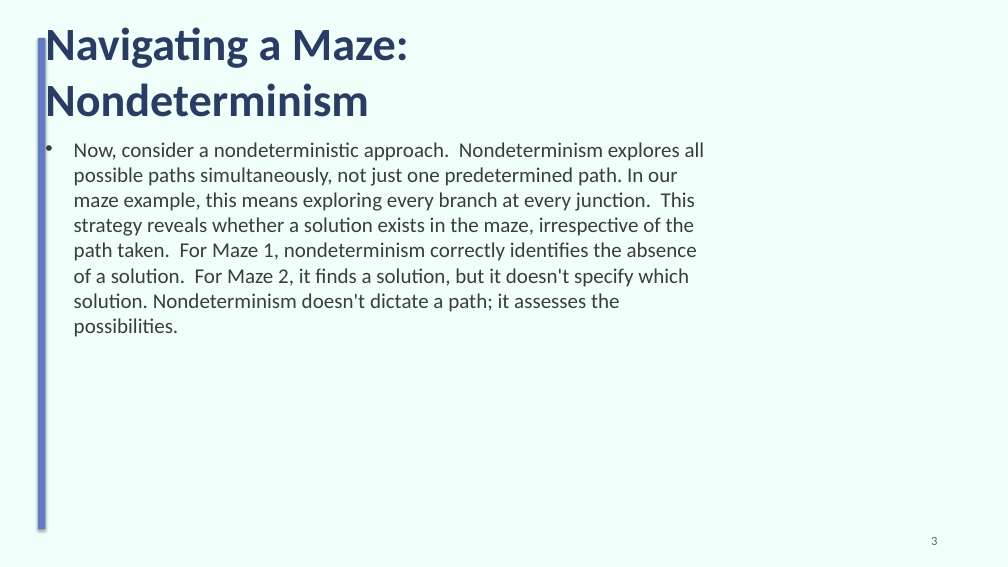
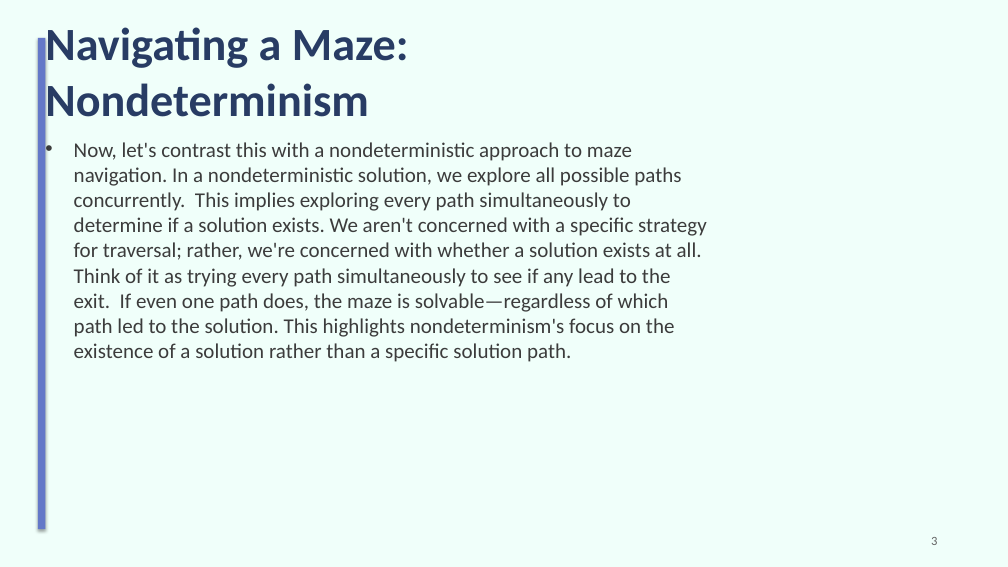
Before and after one commit to sanskarsri26/pdf-to-lecture, a slide deck: slide 3 of Styled_Slides.pptx. Drawn at 1008x567 pixels with LibreOffice and Linux fonts; fonts in the diff are those of the drawing. Boxes give left, top, right and bottom in pixels: in the first picture for what was removed or moved away, otherwise in the second. Text is boxed around its words. In the diff, an @@ line names an element or a change of style, - is before the commit and + after.

```diff
--- a/Styled_Slides.pptx
+++ b/Styled_Slides.pptx
@@ text at [74,142,707,362]: text changed @@
-• Now, consider a nondeterministic approach. Nondeterminism explores all possible paths simultaneously, not just one predetermined path. In our maze example, this means exploring every branch at every junction. This strategy reveals whether a solution exists in the maze, irrespective of the path taken. For Maze 1, nondeterminism correctly identifies the absence of a solution. For Maze 2, it finds a solution, but it doesn't specify which solution. Nondeterminism doesn't dictate a path; it assesses the possibilities.
+• Now, let's contrast this with a nondeterministic approach to maze navigation. In a nondeterministic solution, we explore all possible paths concurrently. This implies exploring every path simultaneously to determine if a solution exists. We aren't concerned with a specific strategy for traversal; rather, we're concerned with whether a solution exists at all. Think of it as trying every path simultaneously to see if any lead to the exit. If even one path does, the maze is solvable—regardless of which path led to the solution. This highlights nondeterminism's focus on the existence of a solution rather than a specific solution path.
```
Also in this commit, not shown: 8 other slides changed, 4 other files.
